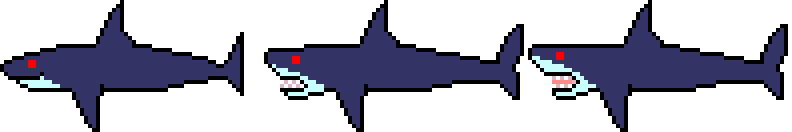
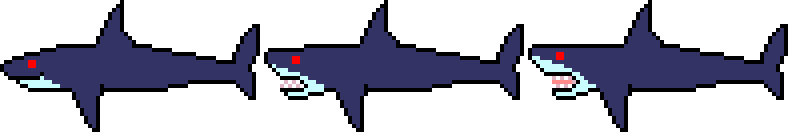
Revision of a layered 792x132 image; what changed, layer by layer:
painted on "Layer 3" over box(184, 32, 244, 96)
added layer "Layer 5 copy" above "Layer 5" over box(184, 24, 260, 100)
